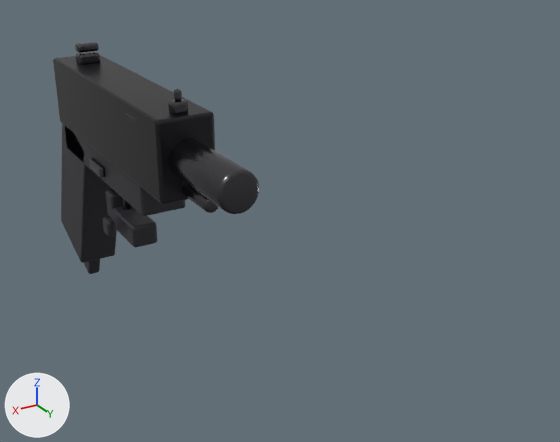
Renders of the glTF model assets/weapons/pistol_viewmodel.glb from each side of a commit.
The view is the same before and after, from a 50 mm camera at (0.172, 0.508, 0.162) aimed at (-0.051, 0.136, -0.024). Lighting does not change. The marker at lower left points along +X, +Y and +Z. The picture after the commit comes second. Vertices at exactly the same position are counted once.

Before the edit, the objects in view are built like this:
```python
me_cube_033 = bpy.data.meshes.new('Cube.033')
me_cube_033.from_pydata(...)  # 2448 vertices, 4800 faces; spans x -0.018..0.019, y -0.128..0.183, z -0.146..0.059
# faces by material slot: [1316, 2168, 1316]
me_cube_033.materials.append(mat_m_gunmetal)  # dark grey #3c3c3f
me_cube_033.materials.append(mat_m_steel)  # dark grey #59595d
me_cube_033.materials.append(mat_m_polymer)  # black #27272c
ob_pistol_viewmodel = bpy.data.objects.new('pistol_viewmodel', me_cube_033)
ob_pistol_viewmodel.location = (0.0, 0.0, 0.0)
```
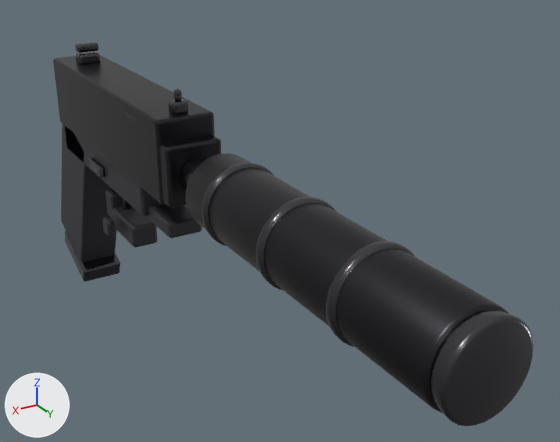
What differs and where, as boxes [x1, y1, x2, y2] in the pictures (560 x 442 px; the box of a moved part takes in the faces that stretch with it):
'pistol_viewmodel', reshaped (132% wider, 65% taller)
    before: [53, 42, 259, 274]
    after: [53, 42, 533, 426]
part 1 of me_cube_033, added
    after: [159, 135, 221, 208]
part 2 of me_cube_033, added
    after: [65, 231, 120, 281]
part 3 of me_cube_033, added (black)
    after: [146, 204, 202, 238]
part 4 of me_cube_033, rebuilt
    before: [169, 139, 259, 214]
    after: [179, 156, 208, 191]
part 5 of me_cube_033, deleted
    before: [182, 183, 218, 213]
part 6 of me_cube_033, added
    after: [186, 153, 533, 426]
part 7 of me_cube_033, moved or reshaped
    before: [65, 89, 185, 216]
    after: [65, 89, 182, 216]

The change, as a diff of the scene's bpy script:
```diff
--- a/assets/weapons/pistol_viewmodel.glb.py
+++ b/assets/weapons/pistol_viewmodel.glb.py
@@ me_cube_033 @@
 # used by ob_pistol_viewmodel; location = (0.0, 0.0, 0.0)
-me_cube_033.from_pydata(...)  # 2448 vertices, 4800 faces; spans x -0.018..0.019, y -0.128..0.183, z -0.146..0.059
+me_cube_033.from_pydata(...)  # 4214 vertices, 8288 faces; spans x -0.023..0.023, y -0.128..0.358, z -0.146..0.059
+# me_cube_033 part 1: the loose piece of 96 vertices spanning x -0.018..0.018, y -0.08..0.12, z -0.005..0.045 is copied, and the copy is scaled about its middle by (0.941, 0.141, 0.707), then moved by (0.0, 0.095, -0.006); it spans x -0.017..0.017, y 0.1..0.13, z -0.004..0.032
+# me_cube_033 part 2: the loose piece of 96 vertices spanning x -0.015..0.015, y -0.126..-0.031, z -0.125..0.005 is copied, and the copy is multiplied about its middle by the matrix ((1.072, 0.0, 0.0), (0.0, 0.825, -0.293), (0.0, -0.293, 0.219)), then moved by (0.0, -0.013, -0.065), in mat_m_steel (dark grey #59595d); it spans x -0.016..0.016, y -0.118..-0.065, z -0.14..-0.109
+# me_cube_033 part 3: the loose piece of 96 vertices spanning x -0.009..0.009, y -0.002..0.042, z -0.066..-0.05 is copied, and the copy is scaled about its middle by (1.25, 1.26, 0.57), then moved by (0.0, 0.065, 0.032); it spans x -0.011..0.011, y 0.058..0.112, z -0.031..-0.021
+# me_cube_033 part 4: the loose piece of 224 vertices spanning x -0.012..0.012, y 0.118..0.183, z 0.008..0.032 is rebuilt with 192 vertices and now spans x -0.011..0.011, y 0.13..0.16, z 0.003..0.025
+# me_cube_033 part 5: the loose piece of 128 vertices spanning x -0.005..0.005, y 0.11..0.15, z -0.003..0.007 is deleted
+# me_cube_033 part 6: 1280 vertices added at x -0.023..0.023, y 0.16..0.358, z -0.009..0.036
+# me_cube_033 part 7: 221 vertices moved within x -0.015..0.017, y -0.08..0.112, z -0.026..0.057; 142 vertices removed from x -0.015..0.016, y -0.08..0.112, z -0.025..0.056; 500 vertices added at x -0.015..0.017, y -0.08..0.112, z -0.026..0.057
+# other edits to the shape of me_cube_033 do not show in these pictures
 me_cube_033.materials.append(mat_m_gunmetal)
```
